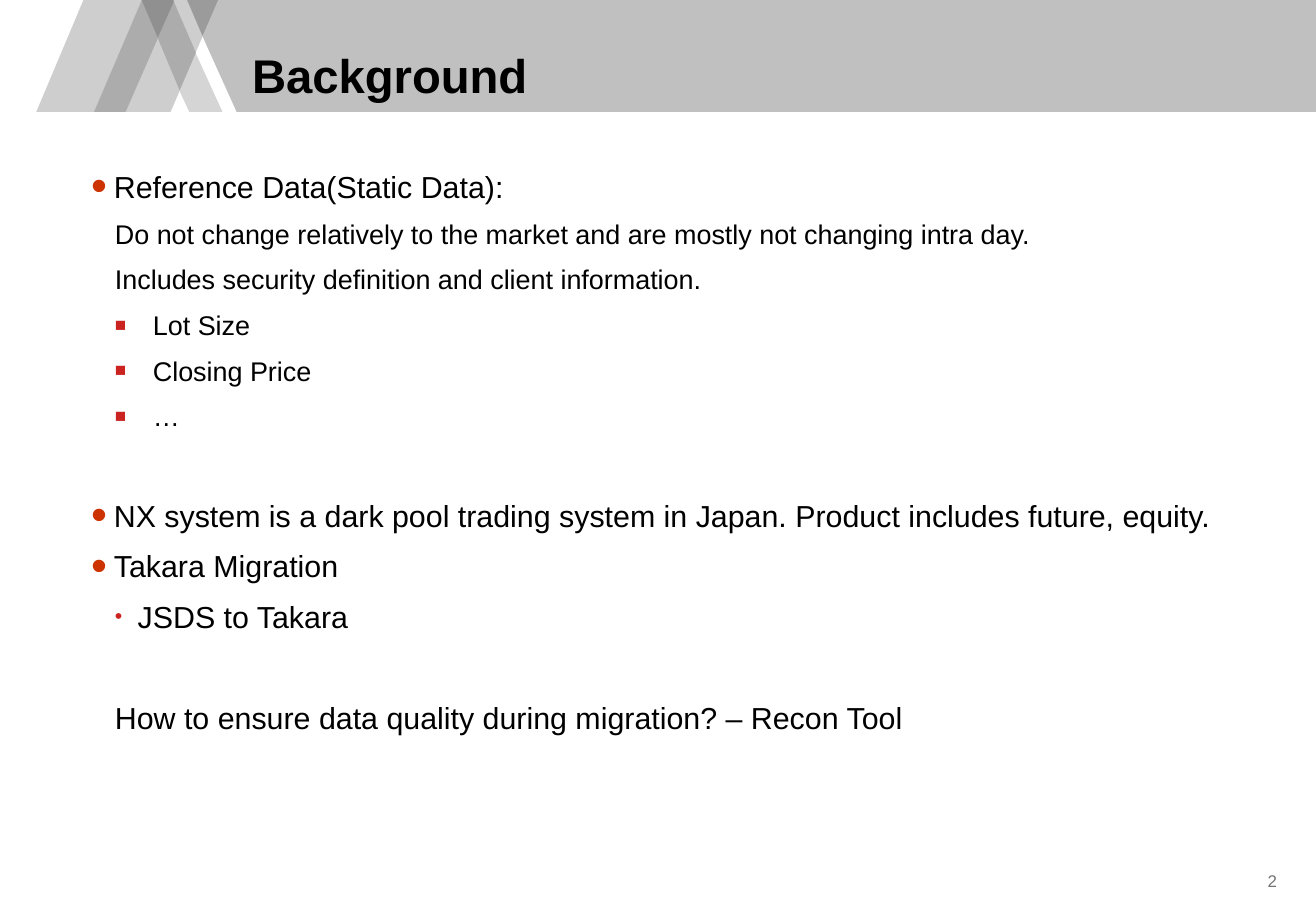
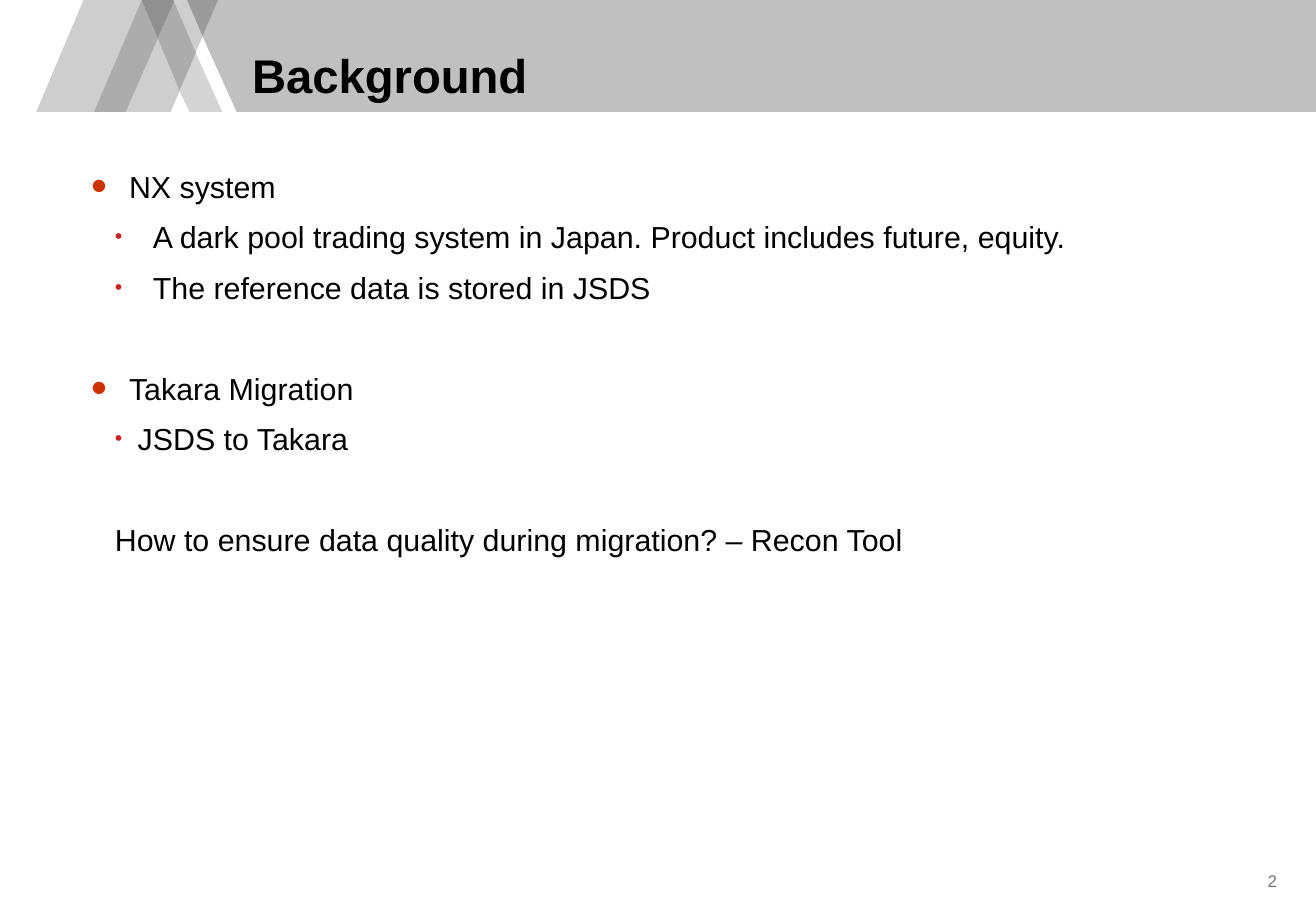
Before and after one commit to TongYuSamwise/sandboxWebAPI, a slide deck: slide 3 of Yu Tong - Presentation - Real Time Recon Tool.pptx. Drawn at 1316x911 pixels with LibreOffice and Linux fonts; fonts in the diff are those of the drawing; background and template pictures are left out. Boxes give left, top, right and bottom in pixels: in the first picture for what was removed or moved away, otherwise in the second. Text is boxed around its words. In the diff, an @@ line names an element or a change of style, - is before the commit and + after.

```diff
--- a/Yu Tong - Presentation - Real Time Recon Tool.pptx
+++ b/Yu Tong - Presentation - Real Time Recon Tool.pptx
@@ text at box(129, 177, 1065, 300): text changed; size 16 to 18 pt @@
-• Reference Data(Static Data):
-  Do not change relatively to the market and are mostly not changing intra day.
-  Includes security definition and client information.
-  ■ Lot Size
-  ■ Closing Price
-  ■ …
-• NX system is a dark pool trading system in Japan. Product includes future, equity.
+• NX system
+  • A dark pool trading system in Japan. Product includes future, equity.
+  • The reference data is stored in JSDS
@@ text at box(129, 378, 354, 406): indent changed @@
```
Also in this commit, not shown: 7 other slides changed, 3 slides added.
